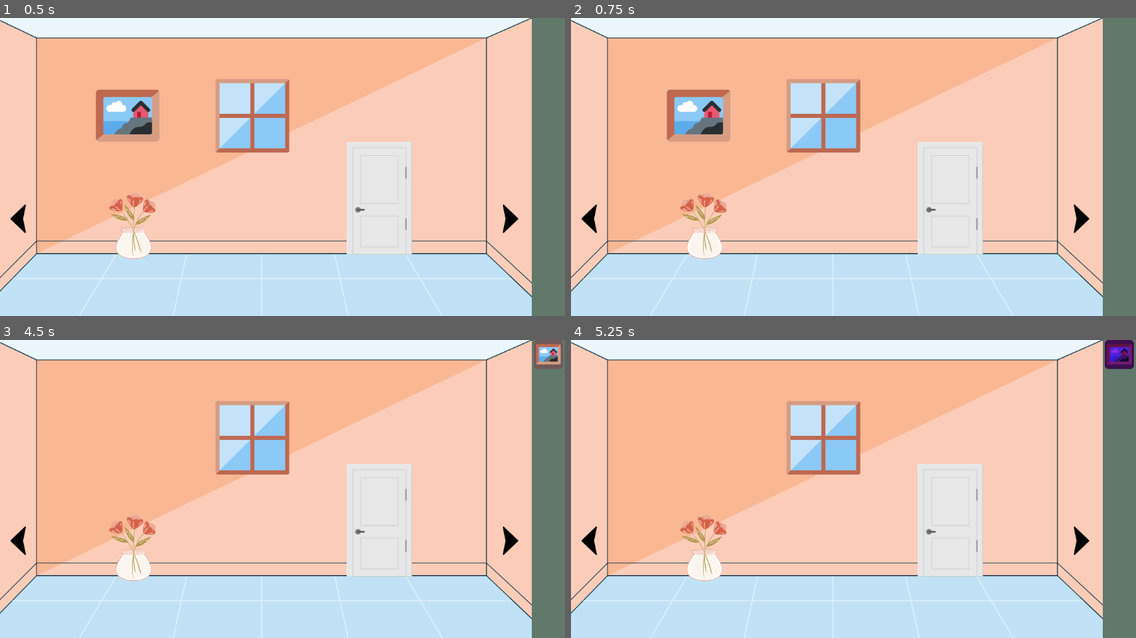
Above: before the commit, frames 1-4 (two rows, left to right).
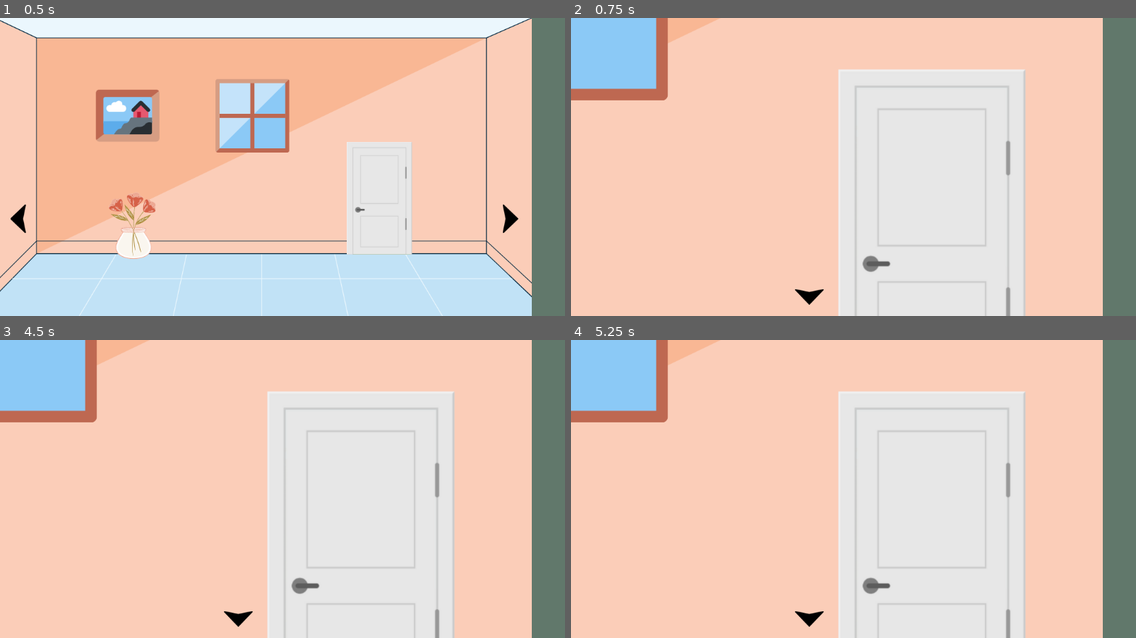
Above: after the commit, the same moments.

Repository: romanzes/godot-escape-room
Game: Godot game, scene res://Game.tscn
The game is run twice, just before and just after one commit, with the same random seed, the same clock (stepped at 60 frames per second) and the same inputs.
Inputs (mouse positions are in pixels of both pictures, inside the frame that each line leads up to):
- Up to frame 1 (0.5 s): no input
- Up to frame 2 (0.75 s): tap Enter at 0.5 s; move the mouse to (949, 199) at 0.52 s; click (949, 199) at 0.67 s
- Up to frame 3 (4.5 s): tap Space at 1.25, 2.75, 4.25 s; move the mouse to (169, 503) at 1.27 s; click (169, 503) at 1.42 s; tap Enter at 2, 3.5 s; move the mouse to (339, 423) at 2.02 s; click (339, 423) at 2.17 s; move the mouse to (254, 548) at 2.77 s; click (254, 548) at 2.92 s; move the mouse to (452, 533) at 3.52 s; click (452, 533) at 3.67 s; move the mouse to (113, 444) at 4.27 s; click (113, 444) at 4.42 s
- Up to frame 4 (5.25 s): click (1119, 354) at 5.02 s

Frame 1 is identical in both runs. In frame 2, 69% of the frame differs, in the area x 0-95%, y 0-100%; in frame 3, 70%; in frame 4, 70%, in the area x 0-100%, y 0-100%.

Commit message:
Door closeup

Diff:
--- /dev/null
+++ b/Door_Closeup.tscn
@@ -0,0 +1,24 @@
+[gd_scene load_steps=5 format=2]
+
+[ext_resource path="res://images/arrow_back.png" type="Texture" id=1]
+[ext_resource path="res://images/door_closeup.png" type="Texture" id=2]
+[ext_resource path="res://Teleport.tscn" type="PackedScene" id=8]
+
+[sub_resource type="Animation" id=1]
+resource_name = "door_swinging"
+length = 4.0
+loop = true
+
+[node name="Node2D" type="Node2D"]
+
+[node name="Wall1" type="Sprite" parent="."]
+texture = ExtResource( 2 )
+centered = false
+
+[node name="ArrowBack" parent="." instance=ExtResource( 8 )]
+position = Vector2( 459, 540 )
+texture = ExtResource( 1 )
+scene_path = "res://Wall1.tscn"
+
+[node name="AnimationPlayer" type="AnimationPlayer" parent="."]
+anims/door_swinging = SubResource( 1 )
--- a/Game.gd
+++ b/Game.gd
@@ -1,6 +1,7 @@
 extends Node2D
 
-onready var inventory = get_node("/root/Node2D/Inventory/InventoryList")
+onready var inventory = get_node("Inventory/InventoryList")
+onready var location = get_node("Location")
 
 var clockPickedUp: bool = false
 var picturePickedUp: bool = false
@@ -9,3 +10,9 @@
 
 enum DoorState { LOCKED, CLOSED, SEMI_OPEN, OPEN }
 var doorState = DoorState.LOCKED
+
+func changeLocation(scene_path):
+	var next_scene_resource = load(scene_path)
+	var next_scene = next_scene_resource.instance()
+	for child in location.get_children(): child.queue_free()
+	location.add_child(next_scene)
--- a/Teleport.gd
+++ b/Teleport.gd
@@ -2,12 +2,9 @@
 
 export (String) var scene_path = null
 
-onready var location = get_node("/root/Node2D/Location")
+onready var game = get_node("/root/Node2D/")
 
 func _input(event):
 	if event is InputEventMouseButton and event.pressed and event.button_index == BUTTON_LEFT:
 		if get_rect().has_point(to_local(event.position)):
-			var next_scene_resource = load(scene_path)
-			var next_scene = next_scene_resource.instance()
-			for child in location.get_children(): child.queue_free()
-			location.add_child(next_scene)
+			game.changeLocation(scene_path)
--- a/Wall1.gd
+++ b/Wall1.gd
@@ -14,9 +14,7 @@
 	if (event is InputEventMouseButton && event.pressed):
 		match (game.doorState):
 			game.DoorState.LOCKED:
-				if (game.inventory.selectedItem == "Wrench"):
-					game.doorState = game.DoorState.SEMI_OPEN
-					game.inventory.removeItem("Wrench")
+				game.changeLocation("res://Door_Closeup.tscn")
 			game.DoorState.CLOSED:
 				game.doorState = game.DoorState.SEMI_OPEN
 			game.DoorState.SEMI_OPEN:
Binary file added: images/arrow_back.png
Not shown, added: images/arrow_back.png.import
Binary file added: images/door_closeup.png
Not shown, added: images/door_closeup.png.import
Binary file added: images/door_lock_thingy.png
Not shown, added: images/door_lock_thingy.png.import
Binary file added: images/key.png
Not shown, added: images/key.png.import
Binary file added: images/key_inventory.png
Not shown, added: images/key_inventory.png.import
Binary file added: images/lock_bottom_part.png
Not shown, added: images/lock_bottom_part.png.import
(and 2 more such lines)
